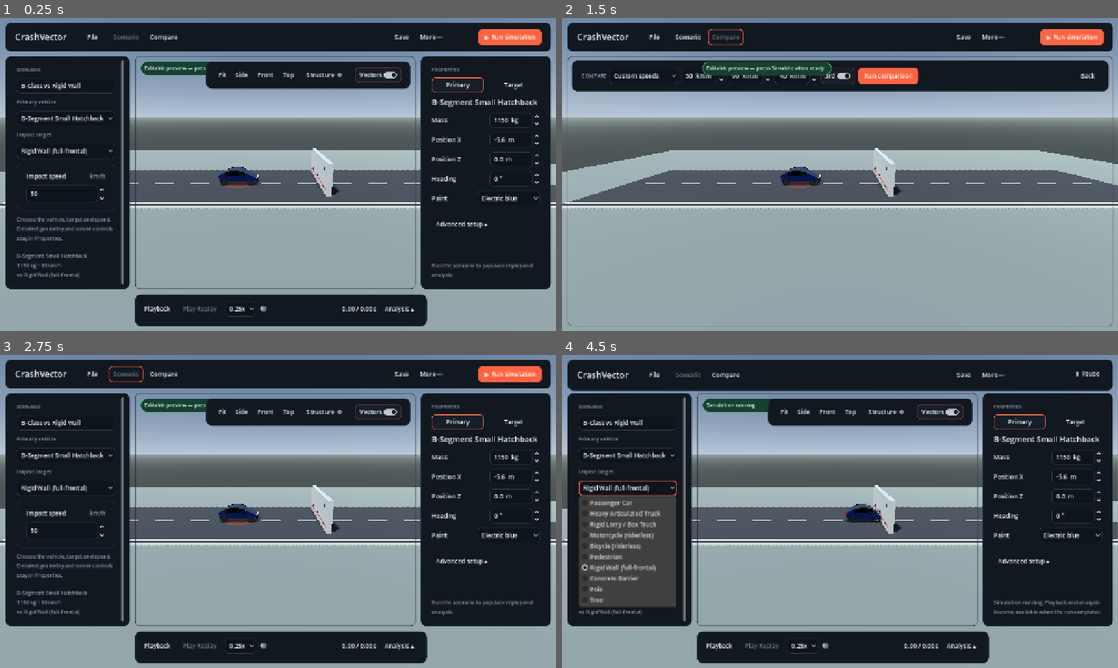
Above: before the commit, frames 1-4 (two rows, left to right).
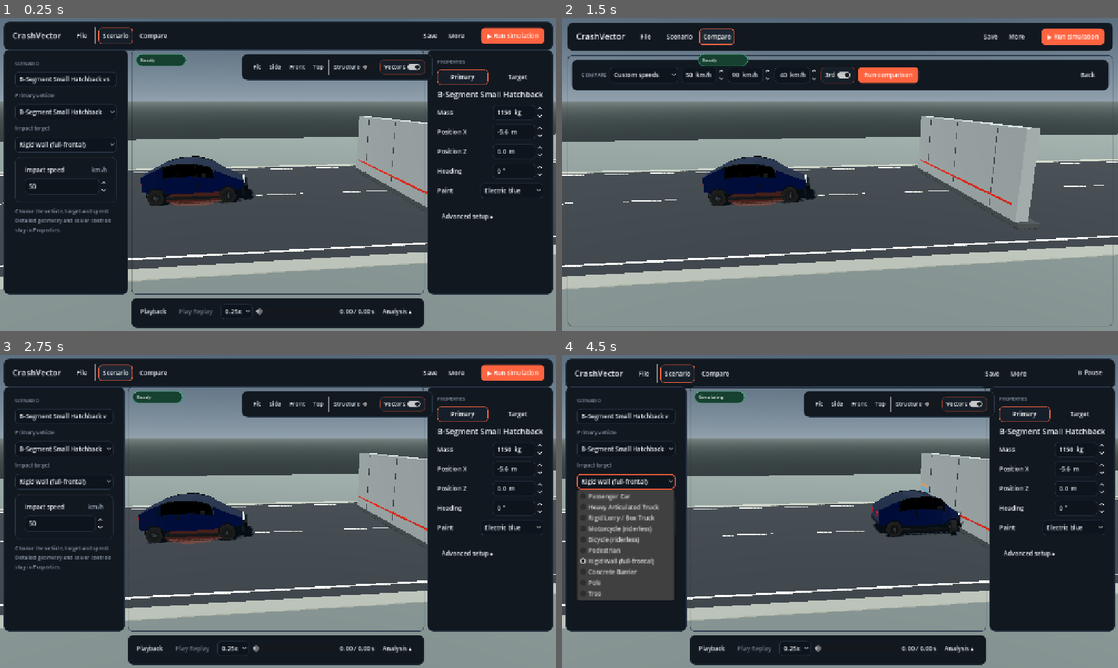
Above: after the commit, the same moments.

Repository: ArrowSK/crashvector
Game: Godot game, scene res://app/main.tscn
The game is run twice, just before and just after one commit, with the same random seed, the same clock (stepped at 60 frames per second) and the same inputs.
Inputs:
- Up to frame 1 (0.25 s): no input
- Up to frame 2 (1.5 s): click "File" at 0.5 s; click "Compare" at 1.25 s
- Up to frame 3 (2.75 s): click "Scenario" at 2 s
- Up to frame 4 (4.5 s): click "More ⋯" (after the commit: "More") at 2.75 s; click "▶ Run simulation" at 3.5 s; click "Rigid Wall (full-frontal)" at 4.25 s

The runs differ from the first frame. In frame 1, 47% of the frame differs, in the area x 0-100%, y 0-100%; in frame 2, 61%; in frame 3, 48%; in frame 4, 48%.

Commit message:
M16.1: route production scene through visual polish layer

Diff:
--- a/app/main.tscn
+++ b/app/main.tscn
@@ -1,6 +1,6 @@
 [gd_scene load_steps=2 format=3]
 
-[ext_resource type="Script" path="res://src/demo/crash_demo_m16_release.gd" id="1_demo"]
+[ext_resource type="Script" path="res://src/demo/crash_demo_m16_1.gd" id="1_demo"]
 
 [node name="CrashVectorEditor" type="Node3D"]
 script = ExtResource("1_demo")
